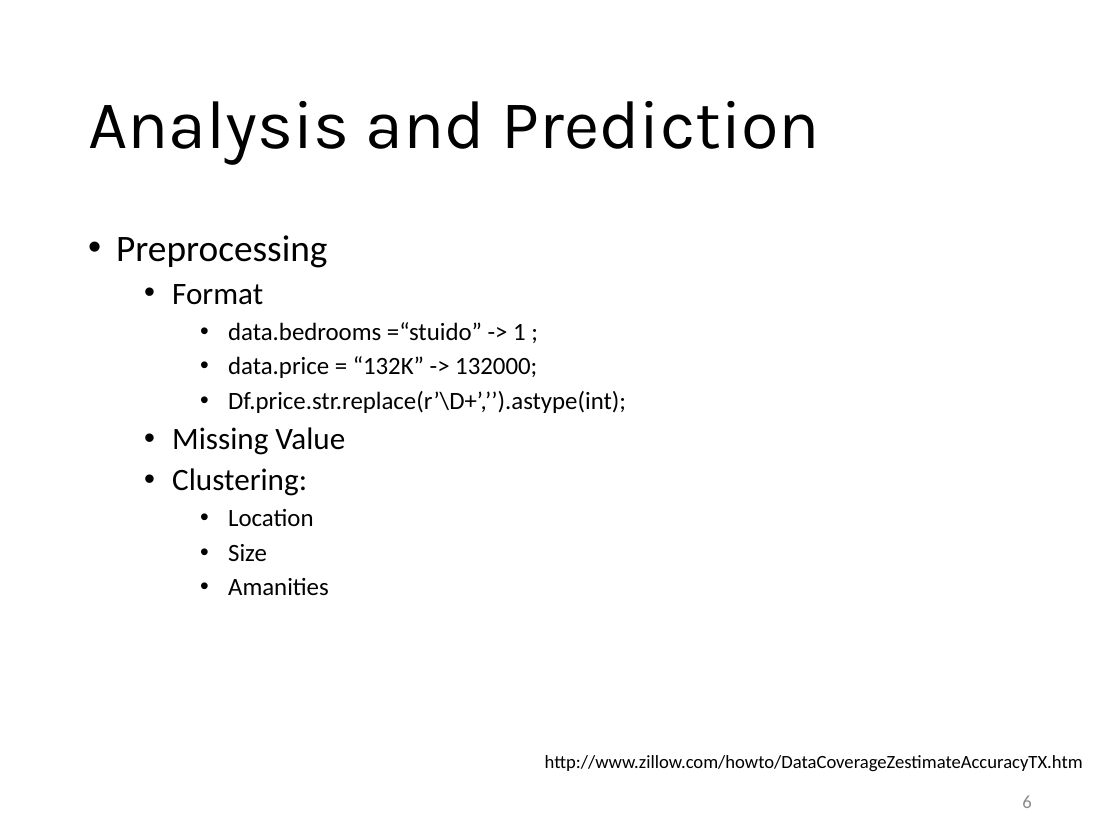
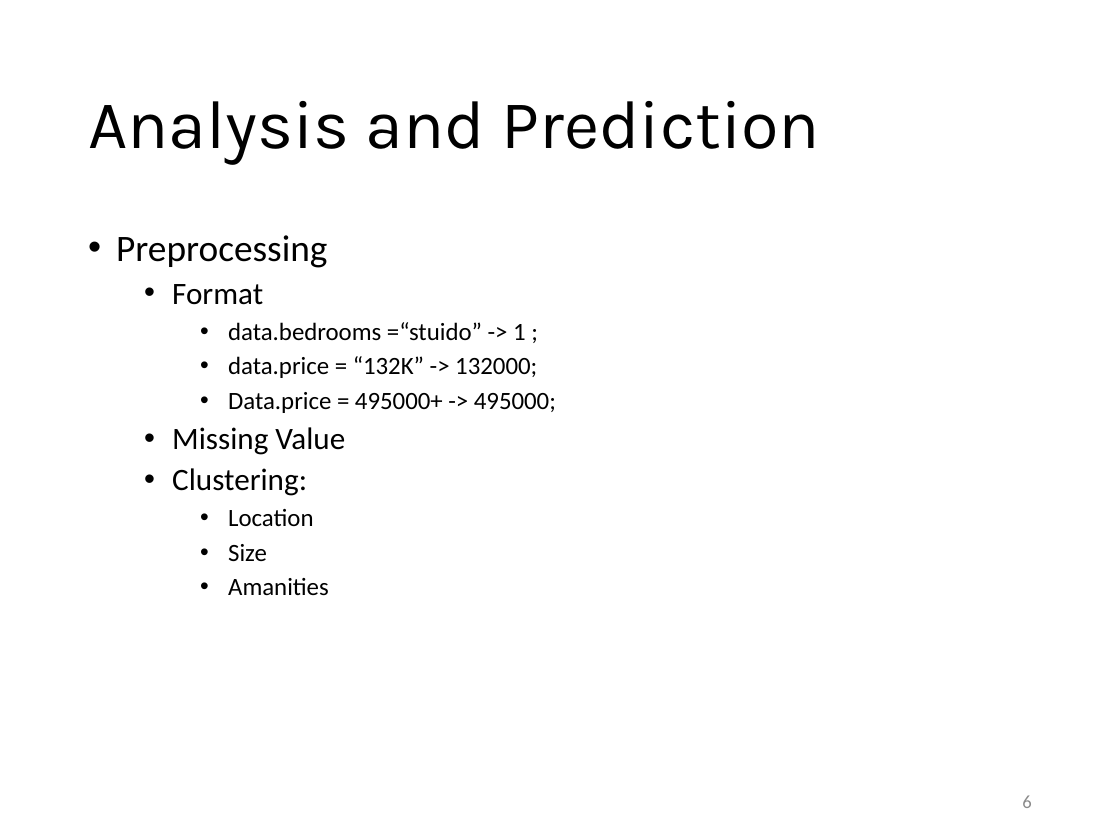
Before and after one commit to Xiaoyu485/CO-Project, a slide deck: slide 6 of Project/presentation.pptx. Drawn at 1120x840 pixels with LibreOffice and Linux fonts; fonts in the diff are those of the drawing; background and template pictures are left out. Boxes give left, top, right and bottom in pixels: in the first picture for what was removed or moved away, otherwise in the second. Text is boxed around its words. In the diff, an @@ line names an element or a change of style, - is before the commit and + after.

```diff
--- a/Project/presentation.pptx
+++ b/Project/presentation.pptx
@@ text at (228,392,556,413): text changed @@
-    • Df.price.str.replace(r’\D+’,’’).astype(int);
+    • Data.price = 495000+ -> 495000;
@@ text removed at (545,755,1083,771) @@
-http://www.zillow.com/howto/DataCoverageZestimateAccuracyTX.htm
```
Also in this commit, not shown: 2 other slides changed, 34 other files.
